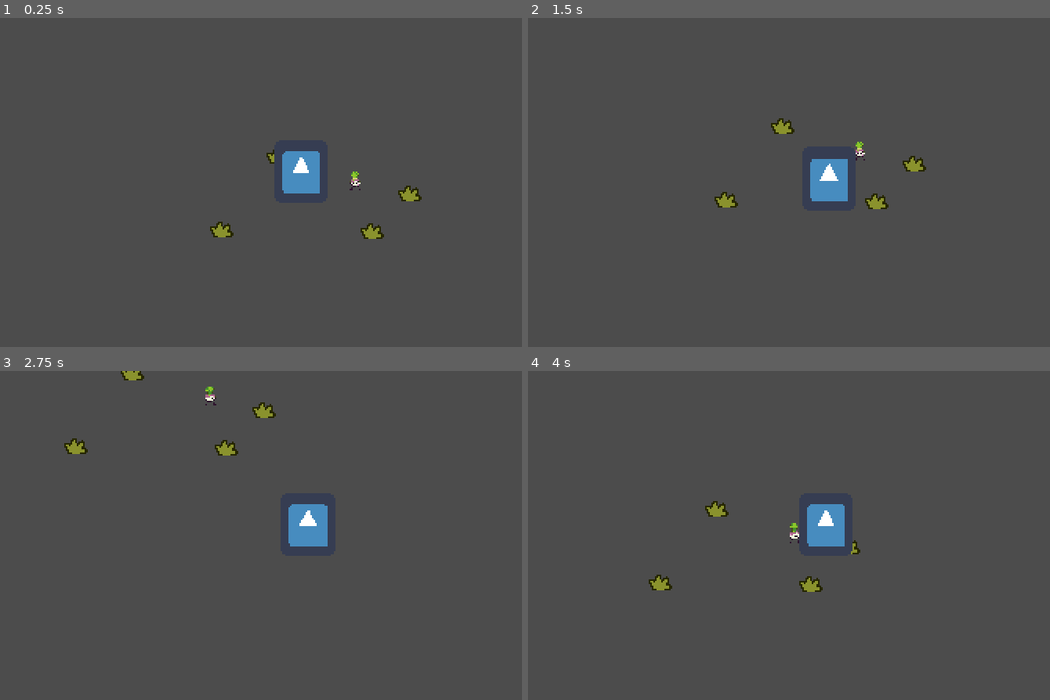
Above: before the commit, frames 1-4 (two rows, left to right).
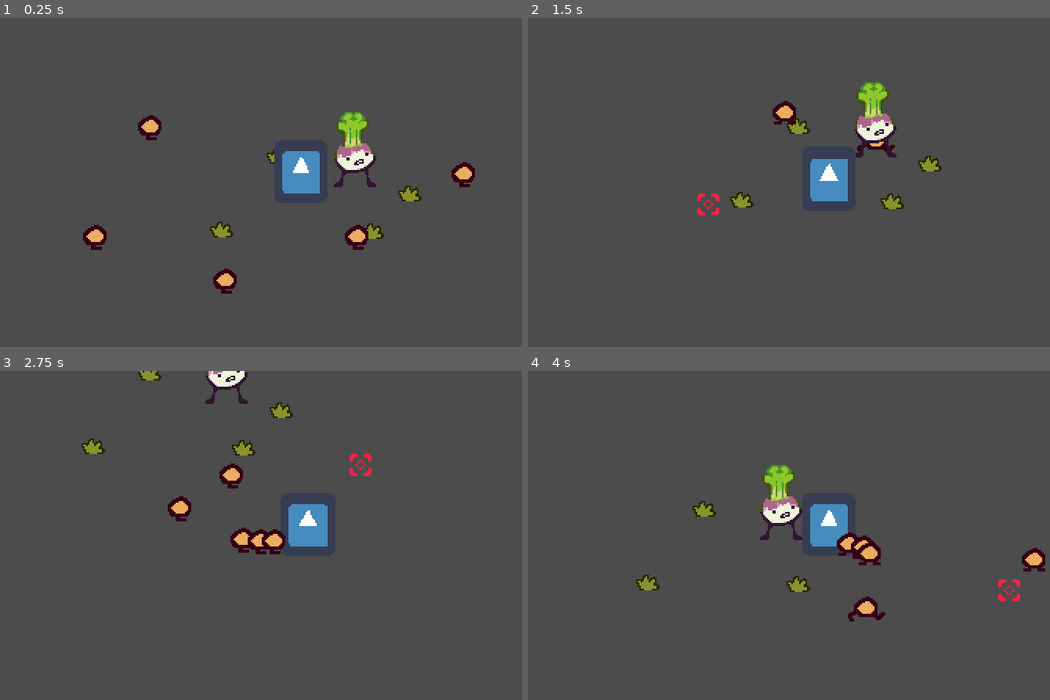
Above: after the commit, the same moments.

Repository: Pkdotts/Fertillery
Game: Godot game, scene res://Maps/Farm.tscn
Two runs of this game, one before a commit and one after it. Both use one fixed random seed, a clock stepped at 60 frames per second and the inputs below. The project has no main scene, so this scene is started directly. The engine's default icon, where the game draws it, is replaced by a stand-in: a white triangle on a blue panel in a dark square. Sound files missing from this copy of the repository are replaced by a short silence.
Inputs (mouse positions are in pixels of both pictures, inside the frame that each line leads up to):
- Up to frame 1 (0.25 s): no input
- Up to frame 2 (1.5 s): move the mouse to (961, 169) at 0.52 s; press the mouse at (961, 169) at 0.53 s; hold D (ui_right) 0.53-1.28 s; move the mouse to (710, 205) at 1.27 s; release the mouse at (710, 205) at 1.28 s; hold S (ui_down) from 1.28 s (still down); click (710, 205) at 1.35 s
- Up to frame 3 (2.75 s): move the mouse to (360, 466) at 2.02 s; release S (ui_down) at 2.03 s; press the mouse at (360, 466) at 2.03 s; hold D (ui_right) from 2.03 s (still down)
- Up to frame 4 (4 s): move the mouse to (799, 607) at 2.77 s; release D (ui_right) at 2.78 s; release the mouse at (799, 607) at 2.78 s; hold W (ui_up) 2.78-3.53 s; click (799, 607) at 2.85 s; move the mouse to (1008, 591) at 3.52 s; press the mouse at (1008, 591) at 3.53 s; hold A (ui_left) from 3.53 s (still down)

The runs differ from the first frame. In frame 1, 2.5% of the frame differs, in the area x 15-91%, y 28-84%; in frame 2, 2.7%; in frame 3, 2.8%; in frame 4, 3.3%, in the area x 20-100%, y 28-77%.

Commit message:
Added throwing

Diff:
--- a/Maps/Farm.tscn
+++ b/Maps/Farm.tscn
@@ -1,9 +1,11 @@
-[gd_scene load_steps=5 format=2]
+[gd_scene load_steps=7 format=2]
 
 [ext_resource path="res://Nodes/Player.tscn" type="PackedScene" id=1]
 [ext_resource path="res://Nodes/Camera.tscn" type="PackedScene" id=2]
 [ext_resource path="res://Nodes/Decor/Shrub.tscn" type="PackedScene" id=3]
 [ext_resource path="res://Nodes/Turnip.tscn" type="PackedScene" id=4]
+[ext_resource path="res://Nodes/Reticle.tscn" type="PackedScene" id=5]
+[ext_resource path="res://Nodes/Teenip.tscn" type="PackedScene" id=6]
 
 [node name="Farm" type="Node2D"]
 
@@ -11,6 +13,8 @@
 
 [node name="Player" parent="Objects" instance=ExtResource( 1 )]
 position = Vector2( -1, 1 )
+
+[node name="Reticle" parent="Objects" instance=ExtResource( 5 )]
 
 [node name="Shrub" parent="Objects" instance=ExtResource( 3 )]
 position = Vector2( 68, 0 )
@@ -27,6 +31,21 @@
 [node name="Turnip" parent="Objects" instance=ExtResource( 4 )]
 position = Vector2( 34, -7 )
 
+[node name="Teenip" parent="Objects" instance=ExtResource( 6 )]
+position = Vector2( -124, -50 )
+
+[node name="Teenip2" parent="Objects" instance=ExtResource( 6 )]
+position = Vector2( -160, 39 )
+
+[node name="Teenip3" parent="Objects" instance=ExtResource( 6 )]
+position = Vector2( -68, 82 )
+
+[node name="Teenip4" parent="Objects" instance=ExtResource( 6 )]
+position = Vector2( 55, 54 )
+
+[node name="Teenip5" parent="Objects" instance=ExtResource( 6 )]
+position = Vector2( 132, -11 )
+
 [node name="BG" type="Node2D" parent="."]
 
 [node name="Camera" parent="." instance=ExtResource( 2 )]
--- /dev/null
+++ b/Nodes/Teenip.tscn
@@ -0,0 +1,88 @@
+[gd_scene load_steps=8 format=2]
+
+[ext_resource path="res://Sprites/Teenip.png" type="Texture" id=1]
+[ext_resource path="res://Scripts/Teenip.gd" type="Script" id=2]
+
+[sub_resource type="Animation" id=3]
+resource_name = "Idle"
+length = 0.1
+tracks/0/type = "value"
+tracks/0/path = NodePath("Anchor/Sprite:frame")
+tracks/0/interp = 1
+tracks/0/loop_wrap = true
+tracks/0/imported = false
+tracks/0/enabled = true
+tracks/0/keys = {
+"times": PoolRealArray( 0 ),
+"transitions": PoolRealArray( 1 ),
+"update": 1,
+"values": [ 0 ]
+}
+
+[sub_resource type="Animation" id=4]
+length = 0.001
+tracks/0/type = "value"
+tracks/0/path = NodePath("Anchor/Sprite:frame")
+tracks/0/interp = 1
+tracks/0/loop_wrap = true
+tracks/0/imported = false
+tracks/0/enabled = true
+tracks/0/keys = {
+"times": PoolRealArray( 0 ),
+"transitions": PoolRealArray( 1 ),
+"update": 0,
+"values": [ 0 ]
+}
+
+[sub_resource type="Animation" id=5]
+resource_name = "Walk"
+length = 0.166667
+loop = true
+step = 0.0833333
+tracks/0/type = "value"
+tracks/0/path = NodePath("Anchor/Sprite:frame")
+tracks/0/interp = 1
+tracks/0/loop_wrap = true
+tracks/0/imported = false
+tracks/0/enabled = true
+tracks/0/keys = {
+"times": PoolRealArray( 0, 0.0833333 ),
+"transitions": PoolRealArray( 1, 1 ),
+"update": 1,
+"values": [ 1, 2 ]
+}
+
+[sub_resource type="RectangleShape2D" id=1]
+extents = Vector2( 14, 7 )
+
+[sub_resource type="RectangleShape2D" id=2]
+extents = Vector2( 15, 8 )
+
+[node name="Teenip" type="KinematicBody2D"]
+collision_layer = 0
+collision_mask = 0
+script = ExtResource( 2 )
+
+[node name="Anchor" type="Position2D" parent="."]
+
+[node name="Sprite" type="Sprite" parent="Anchor"]
+position = Vector2( 0, -11 )
+texture = ExtResource( 1 )
+hframes = 3
+
+[node name="AnimationPlayer" type="AnimationPlayer" parent="."]
+anims/Idle = SubResource( 3 )
+anims/RESET = SubResource( 4 )
+anims/Walk = SubResource( 5 )
+
+[node name="CollisionShape2D" type="CollisionShape2D" parent="."]
+position = Vector2( 0, -7 )
+shape = SubResource( 1 )
+
+[node name="Hitbox" type="Area2D" parent="."]
+
+[node name="CollisionShape2D" type="CollisionShape2D" parent="Hitbox"]
+position = Vector2( 0, -7 )
+shape = SubResource( 2 )
+
+[node name="Tween" type="Tween" parent="."]
--- a/Scripts/Player.gd
+++ b/Scripts/Player.gd
@@ -3,7 +3,7 @@
 enum States {MOVING, DASHING, PAUSED}
 
 
-
+var moving = false
 var direction = Vector2.ZERO
 var inputVector = Vector2.ZERO
 var speed = 7000
@@ -12,12 +12,21 @@
 var carrying = false
 var state = States.MOVING
 
+
+
 onready var CarryPosition = $CarryPosition
 onready var DashTimer = $DashTimer
 
 # Called when the node enters the scene tree for the first time.
 func _ready():
 	global.player = self
+	uiManager.create_reticle()
+	for i in global.trailPositions.size():
+		var randX = rand_range(-global.randomFollowerOffset, global.randomFollowerOffset)
+		var randY = rand_range(-global.randomFollowerOffset, global.randomFollowerOffset)
+		var randomOffset = Vector2(randX, randY)
+		global.trailPositions.push_front(position + randomOffset)
+		global.trailPositions.pop_back()
 
 
 func _input(event):
@@ -34,11 +43,30 @@
 
 func move_state(delta):
 	controls()
-	move_and_slide(inputVector * speed * delta)
+	move(inputVector, speed, delta)
 
 func dash_state(delta):
 	controls()
-	move_and_slide(direction * dash_speed * delta)
+	move(direction, dash_speed, delta)
+
+func move(dir, spd, delta):
+	var oldPos = position
+	move_and_slide(dir * spd * delta)
+
+	if position != oldPos:
+		moving = true
+		update_party_positions(oldPos, 1)
+
+func update_party_positions(oldpos, multiplier = 1):
+	var maxDist = round(max(abs(oldpos.x-self.position.x), abs(oldpos.y-self.position.y)) * multiplier)
+	for i in maxDist:
+		var randX = rand_range(-global.randomFollowerOffset, global.randomFollowerOffset)
+		var randY = rand_range(-global.randomFollowerOffset, global.randomFollowerOffset)
+		var randomOffset = Vector2(randX, randY)
+		global.trailPositions.push_front(lerp(oldpos, position.round(), (i+1)/maxDist) + randomOffset)
+		global.trailPositions.pop_back()
+
+
 
 func controls():
 	inputVector = controlsManager.get_controls_vector(false)
@@ -52,11 +80,12 @@
 
 func start_carry():
 	carrying = true
-	uiManager.create_reticle()
 
 func stop_carry():
 	carrying = false
 
+func throw_teenip(pos):
+	global.teenipsFollowing[0].throw(pos, 0.5)
 
 func _on_DashTimer_timeout():
 	if state == States.DASHING:
--- a/Scripts/Reticle.gd
+++ b/Scripts/Reticle.gd
@@ -1,4 +1,11 @@
 extends Node2D
+
+func _ready():
+	Input.set_mouse_mode(Input.MOUSE_MODE_HIDDEN)
 
 func _process(delta):
 	position = get_global_mouse_position()
+
+func _input(event):
+	if event.is_action_pressed("left_click") and global.teenipsFollowing.size() > 0:
+		global.player.throw_teenip(position)
--- /dev/null
+++ b/Scripts/Teenip.gd
@@ -0,0 +1,63 @@
+extends KinematicBody2D
+
+
+enum States {IDLE, FOLLOWING, THROWN}
+var state = States.IDLE
+var speed = 7000
+var idx = -1
+var throw_height = -40
+
+onready var animationPlayer = $AnimationPlayer
+onready var tween = $Tween
+onready var anchor = $Anchor
+
+func _ready():
+	start_following()
+
+func _physics_process(delta):
+	match state:
+		States.IDLE:
+			idle_state()
+		States.FOLLOWING:
+			follow_state(delta)
+		States.THROWN:
+			pass
+
+func idle_state():
+	pass
+
+func follow_state(delta):
+	var newPosition = global.trailPositions[idx * global.trailOffset]
+	var difference = position - newPosition
+	if abs(difference.x) > 5 or abs(difference.y) > 5:
+		var direction = global_position.direction_to(newPosition)
+		move_and_slide(direction * speed * delta)
+		animationPlayer.play("Walk")
+	else:
+		animationPlayer.play("Idle")
+
+
+
+func throw(newPos, time):
+	animationPlayer.play("Idle")
+	global.remove_teenip(idx - 1)
+	set_state(States.THROWN)
+	tween.interpolate_property(self, "position",
+		position, newPos, time)
+	tween.interpolate_property(anchor, "position:y",
+		anchor.position.y, throw_height, time/2,
+		Tween.TRANS_QUAD,Tween.EASE_OUT)
+	tween.interpolate_property(anchor, "position:y",
+		throw_height, anchor.position.y, time/2,
+		Tween.TRANS_QUAD,Tween.EASE_IN, time/2)
+	tween.start()
+	tween.connect("tween_all_completed", self, "start_following", [], CONNECT_ONESHOT)
+
+
+func set_state(newState):
+	state = newState
+
+func start_following():
+	global.teenipsFollowing.append(self)
+	idx = global.teenipsFollowing.size()
+	set_state(States.FOLLOWING)
--- a/Scripts/Turnip.gd
+++ b/Scripts/Turnip.gd
@@ -6,7 +6,7 @@
 var state = States.IDLE
 
 func _ready():
-	set_size(size)
+	pass
 
 func _physics_process(delta):
 	match state:
@@ -41,5 +41,5 @@
 
 
 func _on_Hitbox_body_entered(body):
-	if body == global.player and global.player.state == global.player.States.DASHING:
+	if body == global.player and global.player.state == global.player.States.DASHING and !global.player.carrying:
 		set_state(States.HELD)
--- a/Scripts/global/global.gd
+++ b/Scripts/global/global.gd
@@ -5,8 +5,19 @@
 var winDim = Vector2(384, 216)
 var player = null
 
+var randomFollowerOffset = 5
+var trailOffset = 10
+var trailSize = 255
+var trailPositions = []
+var teenipsFollowing = []
+
+func remove_teenip(idx = 0):
+	teenipsFollowing.remove(0)
+	for i in teenipsFollowing.size():
+		teenipsFollowing[i].idx = i + 1
 
 func _ready():
+	trailPositions.resize(trailSize)
 	increase_win_size(2)
 
 
--- a/project.godot
+++ b/project.godot
@@ -117,6 +117,11 @@
 "events": [ Object(InputEventKey,"resource_local_to_scene":false,"resource_name":"","device":0,"alt":false,"shift":false,"control":false,"meta":false,"command":false,"pressed":false,"scancode":0,"physical_scancode":16777237,"unicode":0,"echo":false,"script":null)
  ]
 }
+left_click={
+"deadzone": 0.5,
+"events": [ Object(InputEventMouseButton,"resource_local_to_scene":false,"resource_name":"","device":0,"alt":false,"shift":false,"control":false,"meta":false,"command":false,"button_mask":0,"position":Vector2( 0, 0 ),"global_position":Vector2( 0, 0 ),"factor":1.0,"button_index":1,"pressed":false,"doubleclick":false,"script":null)
+ ]
+}
 
 [physics]
 
Binary file added: Sprites/Teenip.png
Not shown, added: Sprites/Teenip.png.import
